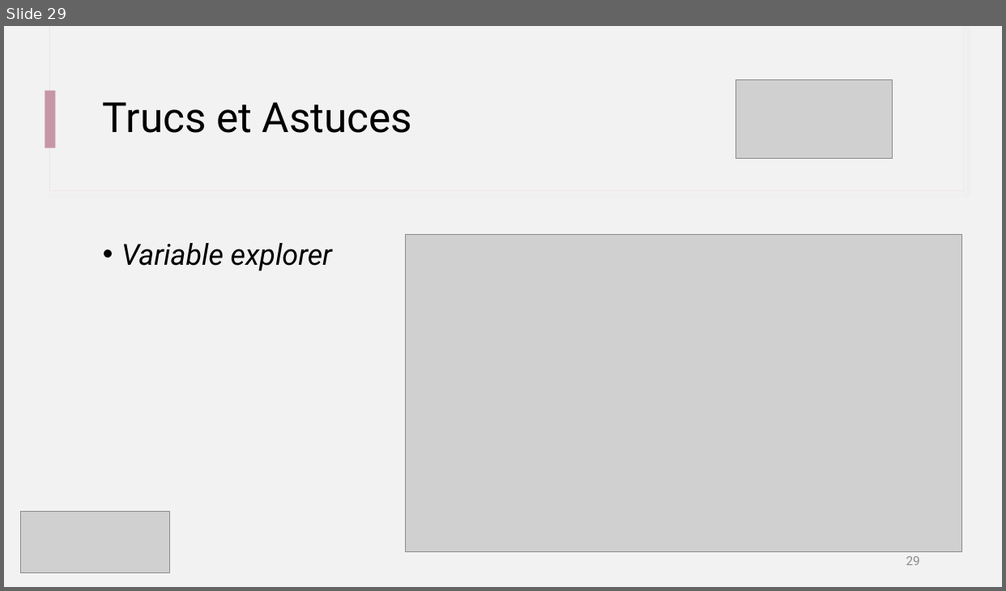
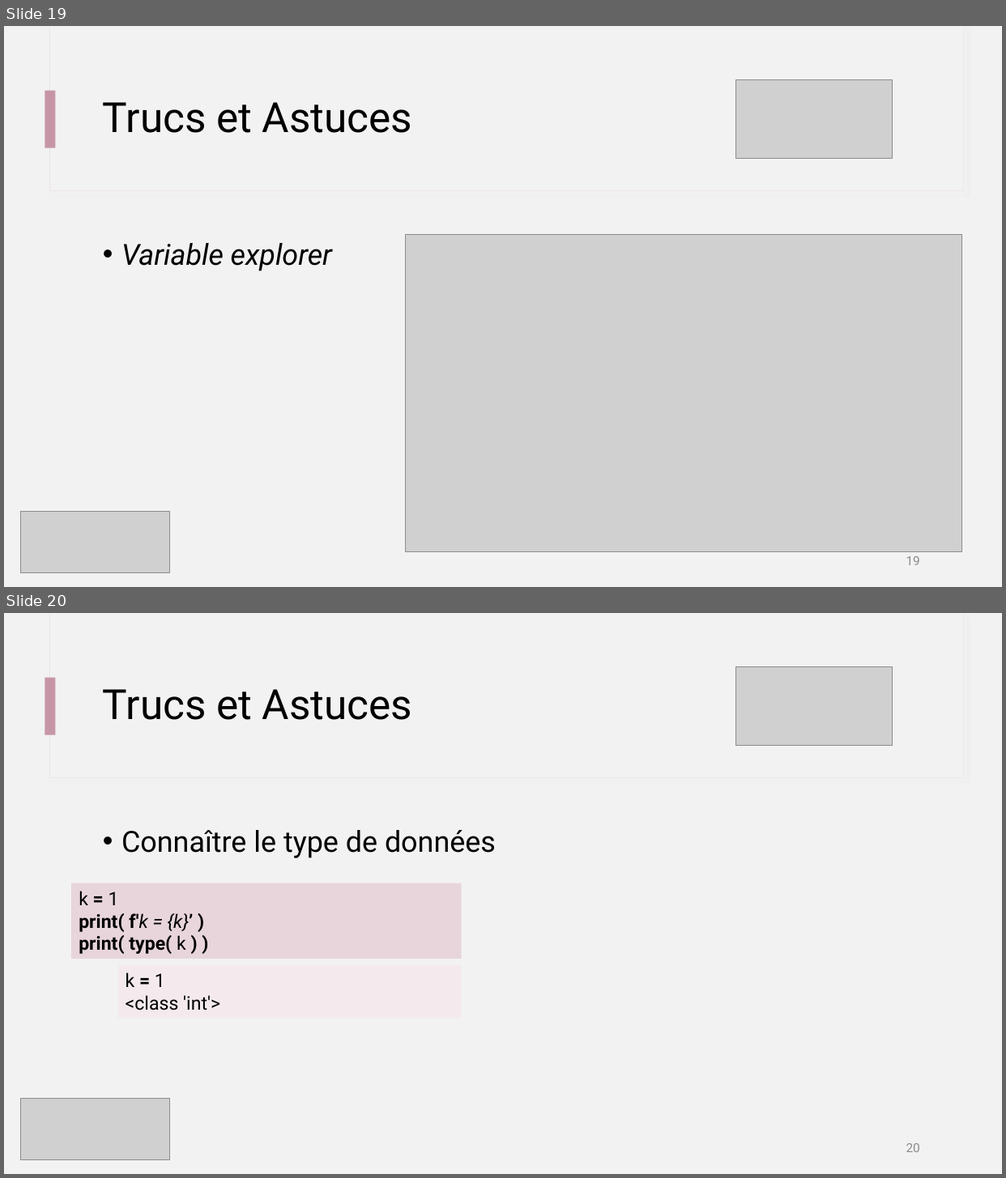
Before and after one commit to IOGS-Digital-Methods/semester-5, a slide deck: s5_outils_numeriques/b1_outils_numeriques/seance1_demistifier_python/B1_1_Demystifier_Python.pptx. Shown one above the other, each under a label of ours: slide 29 before the commit, slides 19 and 20 after it. The pictures are 1006x591 and 1006x1178 pixels, drawn with LibreOffice and Linux fonts; fonts in the diff are those of the drawing; grey boxes stand for pictures. Boxes give left, top, right and bottom in pixels: in the first picture for what was removed or moved away, otherwise in the second. Text is boxed around its words. In the diff, an @@ line names an element or a change of style, - is before the commit and + after.

```diff
--- a/s5_outils_numeriques/b1_outils_numeriques/seance1_demistifier_python/B1_1_Demystifier_Python.pptx
+++ b/s5_outils_numeriques/b1_outils_numeriques/seance1_demistifier_python/B1_1_Demystifier_Python.pptx
@@ slide 20 added at bbox=[4, 613, 1002, 1174], background #F2F2F2; not listed: 3 template elements that a slide beside it also shows @@
@@ picture added at bbox=[736, 667, 893, 746] @@
@@ title added at bbox=[103, 689, 413, 720], 40 pt, text #000000 @@
+Trucs et Astuces
@@ text added at bbox=[121, 830, 496, 858], 28 pt, text #000000 @@
+• Connaître le type de données
@@ rectangle added at bbox=[71, 884, 462, 959], fill #E8D5DC, 18 pt, text #000000, bold @@
+k = 1
+print( f'k = {k}’ )
+print( type( k ) )
@@ rectangle added at bbox=[117, 965, 462, 1019], fill #F4EAED, 18 pt, text #000000 @@
+k = 1
+<class 'int'>
@@ picture added at bbox=[20, 1099, 170, 1161] @@
@@ page number added at bbox=[906, 1144, 920, 1152], 12 pt, text #8C8C8C @@
+20
@@ what was slide 29 is now slide 19 @@
@@ page number at bbox=[906, 557, 920, 565]: text changed @@
-29
+19
```
Also in this commit, not shown: 1 slide changed, 24 other files.
